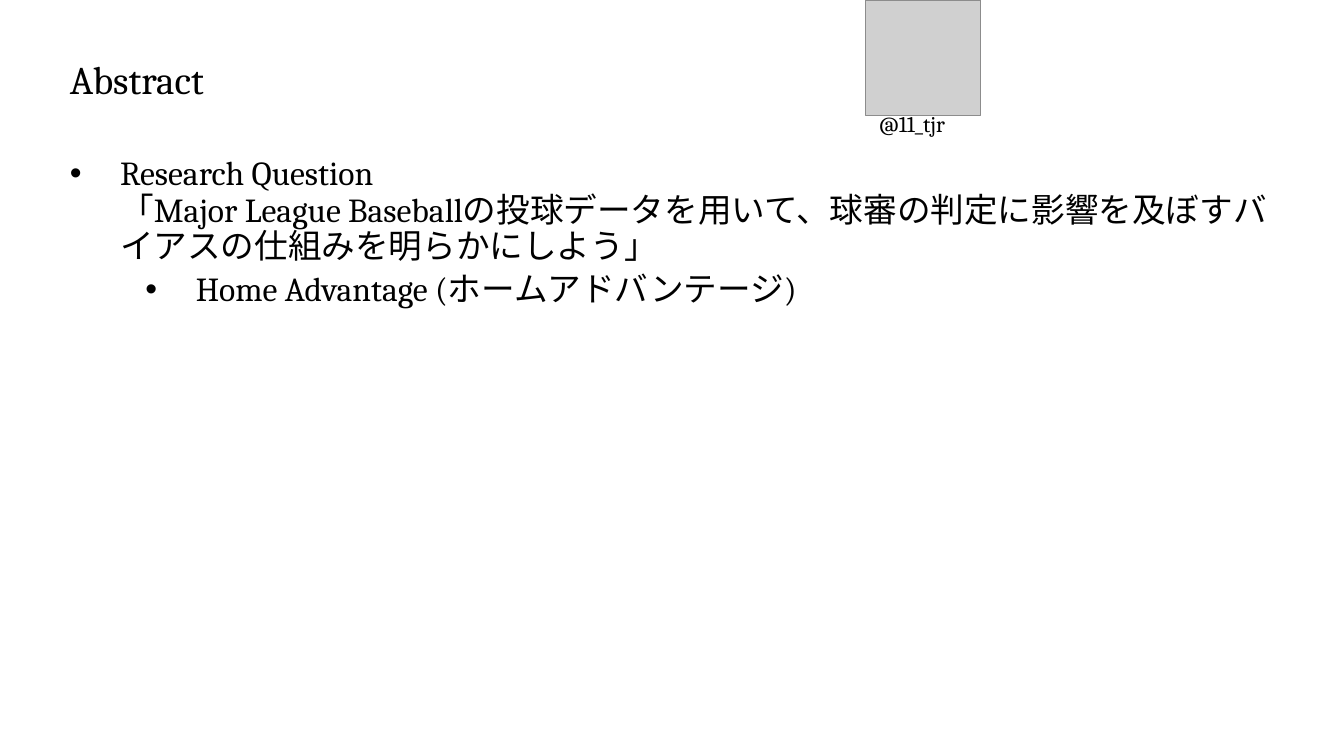
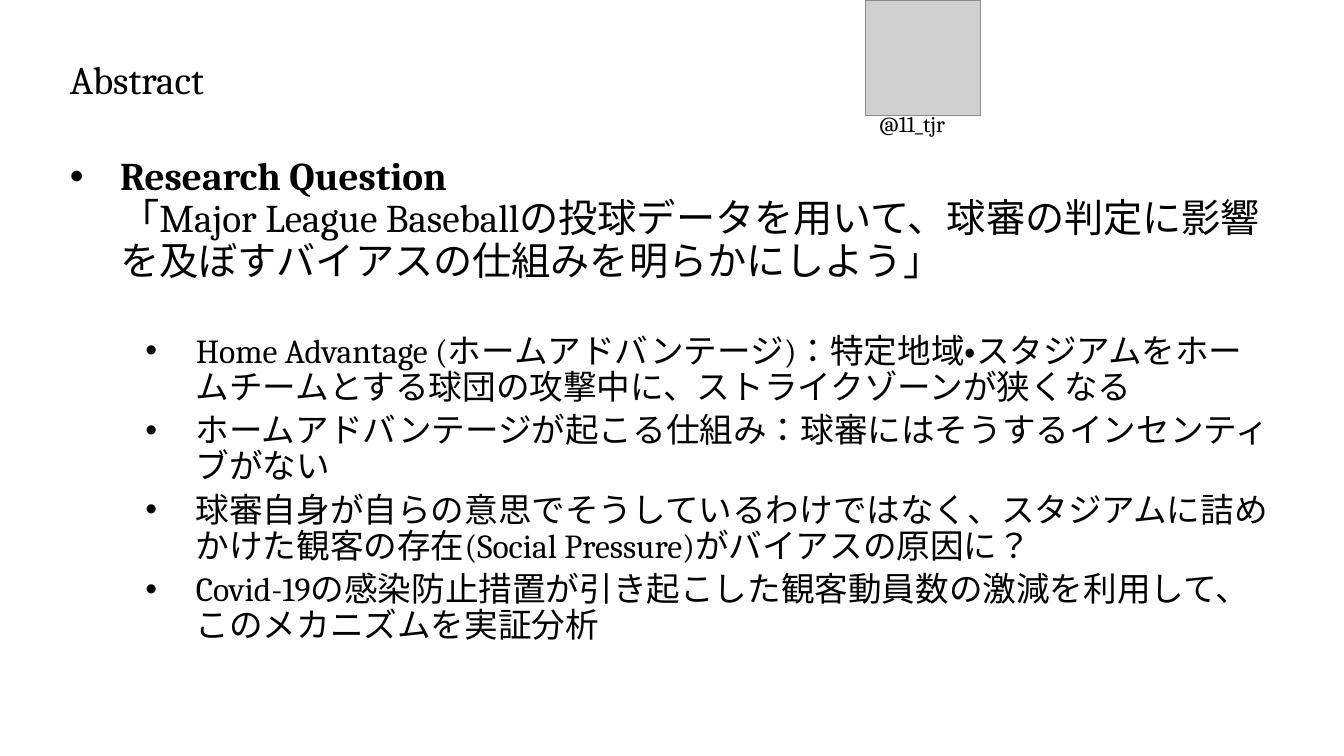
Before and after one commit to T-Reio/ballgame_analysis, a slide deck: slide 3 of slides/spoana13.pptx. Drawn at 1344x756 pixels with LibreOffice and Linux fonts; fonts in the diff are those of the drawing; grey boxes stand for pictures; background and template pictures are left out. Boxes give left, top, right and bottom in pixels: in the first picture for what was removed or moved away, otherwise in the second. Text is boxed around its words. In the diff, an @@ line names an element or a change of style, - is before the commit and + after.

Commit message:
added.

```diff
--- a/slides/spoana13.pptx
+++ b/slides/spoana13.pptx
@@ text at (120,162,1260,279): size 24 to 28 pt in "Research Question 「Major League Baseballの投球データを用いて、球審の判定に影響を ..."; bold on in "Research Question" @@
@@ text at (196,334,1269,640): text changed @@
-  • Home Advantage (ホームアドバンテージ)
+  • Home Advantage (ホームアドバンテージ)：特定地域・スタジアムをホームチームとする球団の攻撃中に、ストライクゾーンが狭くなる
+  • ホームアドバンテージが起こる仕組み：球審にはそうするインセンティブがない
+  • 球審自身が自らの意思でそうしているわけではなく、スタジアムに詰めかけた観客の存在(Social Pressure)がバイアスの原因に？
+  • Covid-19の感染防止措置が引き起こした観客動員数の激減を利用して、このメカニズムを実証分析
```
Also in this commit, not shown: 5 other slides changed.
